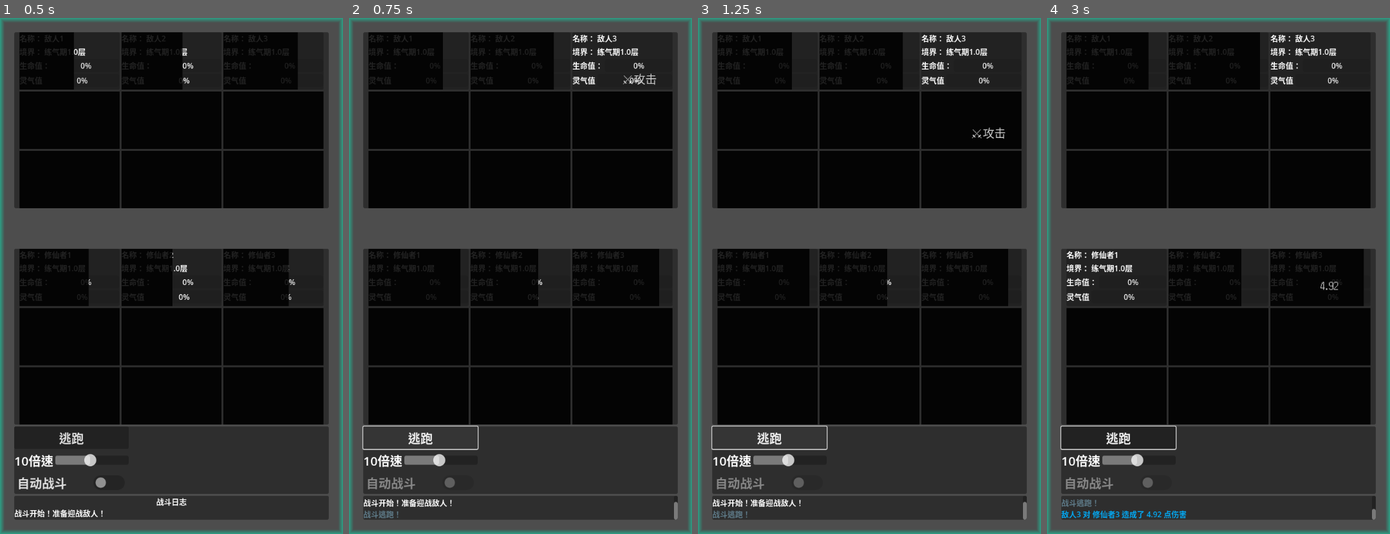
Above: before the commit, frames 1-4 (left to right).
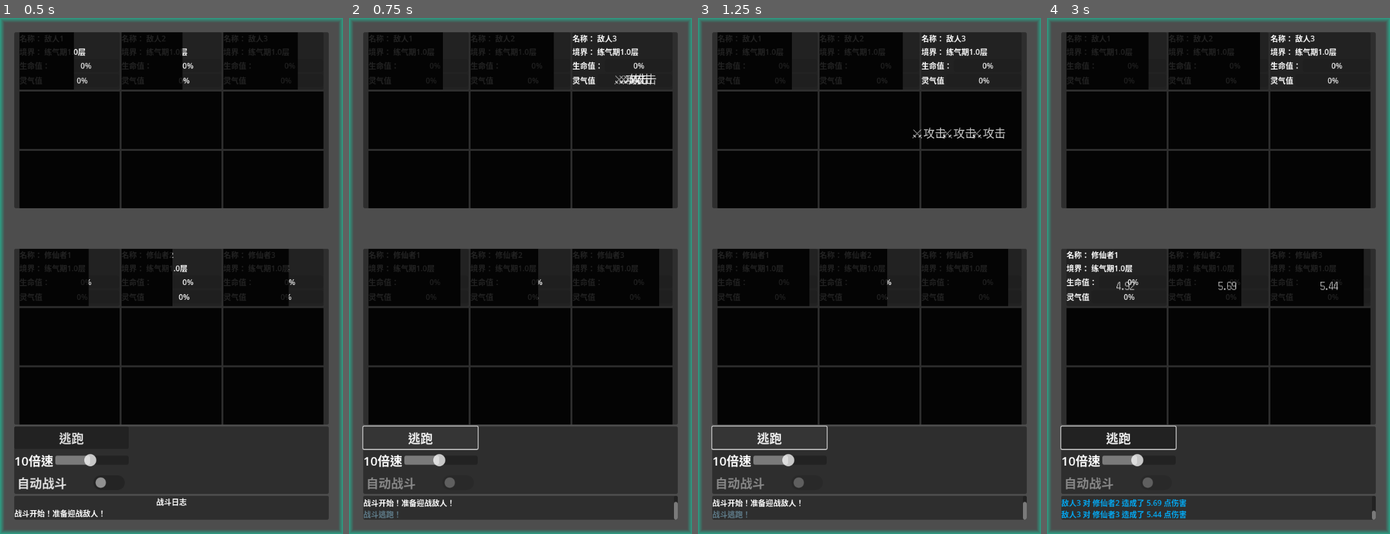
Above: after the commit, the same moments.

Repository: seven-it-work/godot-compoent
Game: Godot game, scene res://demo/战斗demo.tscn
The game is run twice, just before and just after one commit, with the same random seed, the same clock (stepped at 60 frames per second) and the same inputs.
Inputs (mouse positions are in pixels of both pictures, inside the frame that each line leads up to):
- Up to frame 1 (0.5 s): no input
- Up to frame 2 (0.75 s): click "逃跑" at 0.5 s
- Up to frame 3 (1.25 s): no input
- Up to frame 4 (3 s): click "逃跑" at 1.25 s; click "逃跑" at 2 s; move the mouse to (1293, 250) at 2.77 s; click (1293, 250) at 2.92 s

Frame 1 is identical in both runs. In frame 2, 0.1% of the frame differs, in the area x 77-89%, y 10-13%; in frame 3, 0.2%; in frame 4, 0.5%, in the area x 4-96%, y 51-97%.

Commit message:
refactor(战斗系统): 优化敌人攻击目标选择逻辑
移除随机选择单个敌人的逻辑，改为攻击所有有效敌人
添加战斗开始的敏捷计算注释

Diff:
--- a/godot-compoent/战斗/战斗场景.gd
+++ b/godot-compoent/战斗/战斗场景.gd
@@ -41,6 +41,8 @@
 			_战斗计时器 = 0
 
 func 开始战斗(敌人队伍: Cultivator.CultivatorTeam, 玩家队伍: Cultivator.CultivatorTeam) -> void:
+	# 对所以的队伍敏捷获取，然后计算敏捷所需要的时间。
+
 	更新队伍UI显示($"PanelContainer/VBoxContainer/敌人队伍面板", 敌人队伍)
 	更新队伍UI显示($"PanelContainer/VBoxContainer/玩家队伍面板", 玩家队伍)
 
@@ -114,12 +116,8 @@
 
 func _攻击敌人(attacker: BattleCultivatorPanelContainer, 敌人队伍面板: TeamPanelContainer) -> void:
 	# 默认的是随机一个敌人，如果有多个敌人，需要同时进行攻击
-	var 目标对象面板=敌人队伍面板.get_valid_battle_panel_container().pick_random() as BattleCultivatorPanelContainer
-	if not 目标对象面板:
-		Log.error("敌人队伍中没有有效对手")
-		return
-	var 目的敌人合计=[目标对象面板]
-	for i in 目的敌人合计:
+	var 目标对象面板=敌人队伍面板.get_valid_battle_panel_container()
+	for i in 目标对象面板:
 		_执行攻击(attacker, i)
 
 func _执行攻击(attacker: BattleCultivatorPanelContainer, target: BattleCultivatorPanelContainer):
